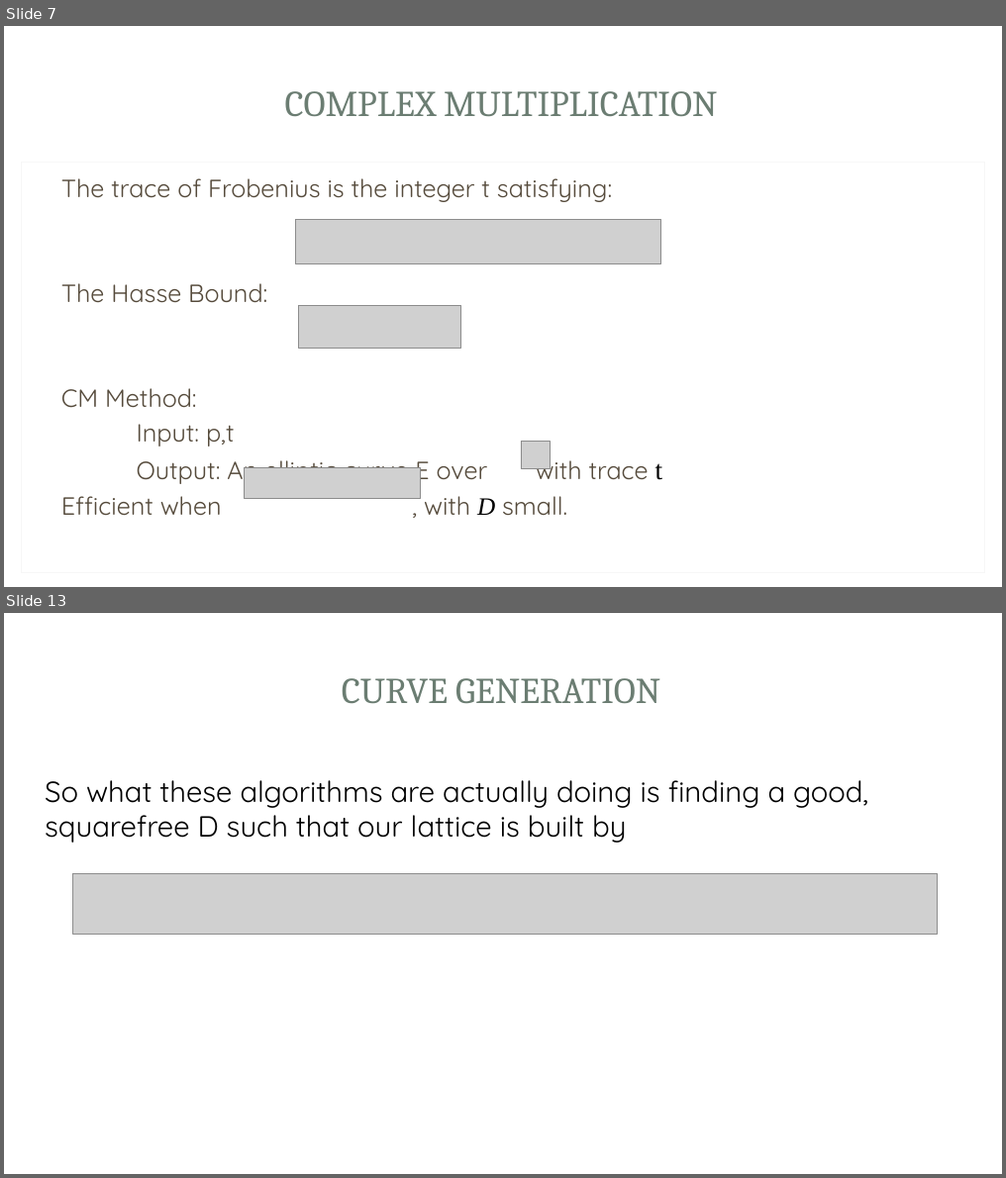
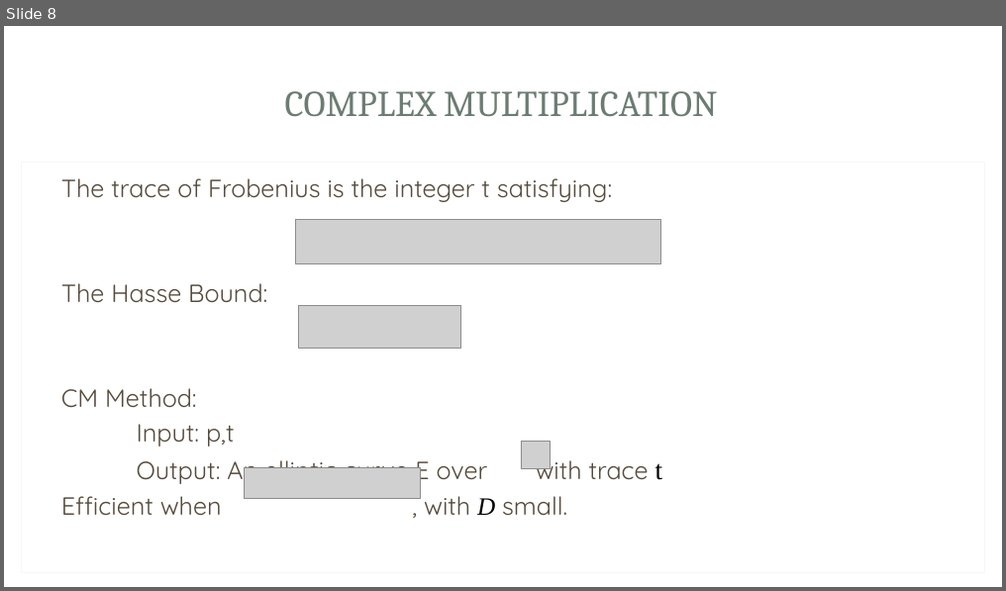
Before and after one commit to Srizzle/CS276-Project-Writeup, a slide deck: Presentation.ppt.pptx. Shown one above the other, each under a label of ours: slides 7 and 13 before the commit, slide 8 after it; the slides between them are not shown. The pictures are 1006x1178 and 1006x591 pixels, drawn with LibreOffice and Linux fonts; fonts in the diff are those of the drawing; grey boxes stand for pictures; background and template pictures are left out. Boxes give left, top, right and bottom in pixels: in the first picture for what was removed or moved away, otherwise in the second. Text is boxed around its words. In the diff, an @@ line names an element or a change of style, - is before the commit and + after.

```diff
--- a/Presentation.ppt.pptx
+++ b/Presentation.ppt.pptx
@@ slide 13 removed at (4,613,1002,1174), background picture (left out); not listed: 3 template elements that a slide beside it also shows @@
@@ title removed at (342,678,660,703) @@
-CURVE GENERATION
@@ text removed at (45,780,868,843) @@
-So what these algorithms are actually doing is finding a good, squarefree D such that our lattice is built by
@@ picture removed at (73,873,938,934) @@
@@ what was slide 7 is now slide 8 @@
```
Also in this commit, not shown: 6 slides changed, 6 slides added, 4 other slides removed, 4 other files.
